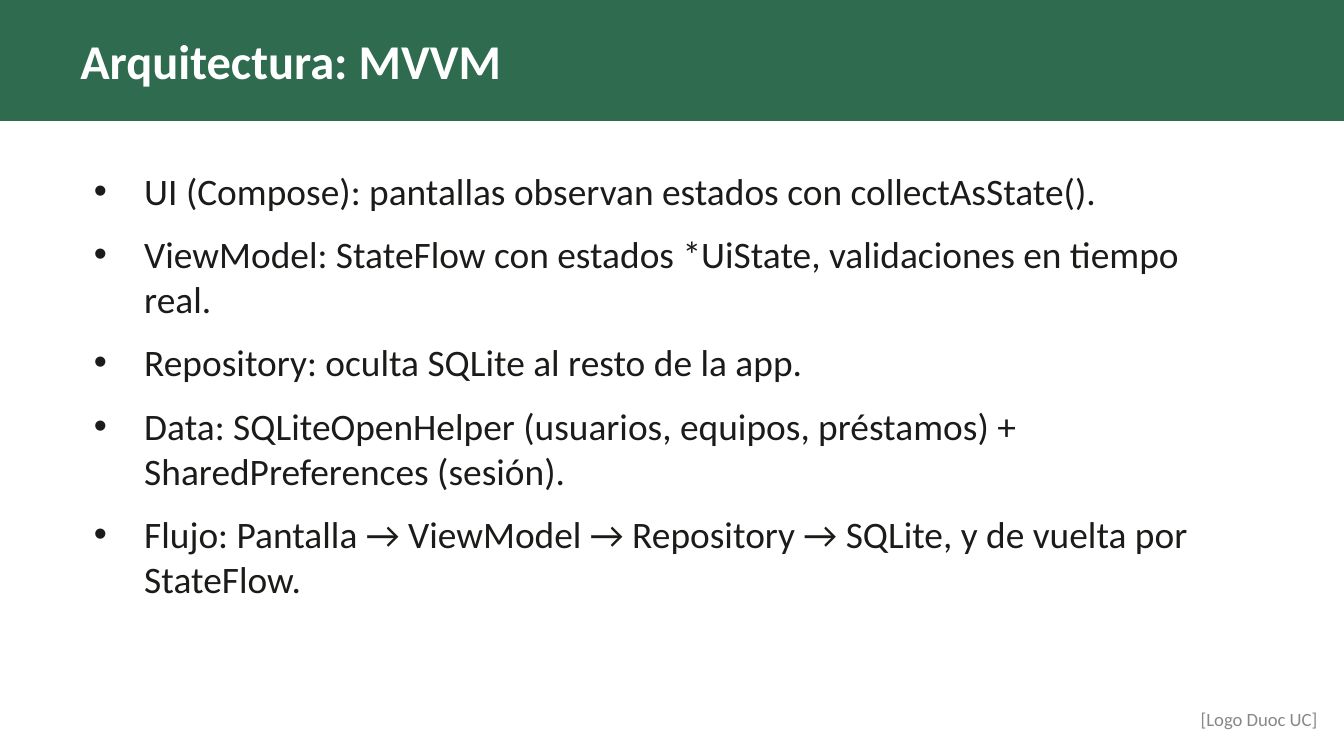
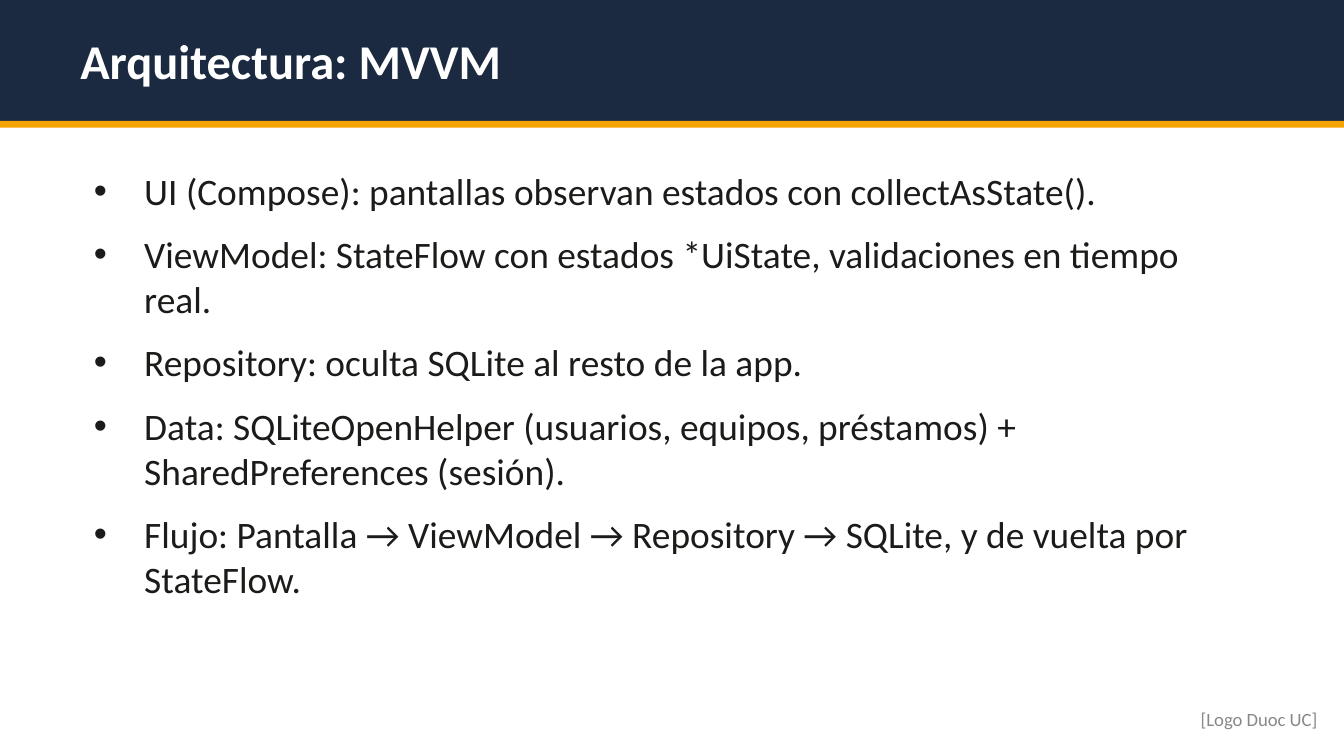
Before and after one commit to freshvk/pa-olapp, a slide deck: slide 7 of docs/PanolApp_Presentacion.pptx. Drawn at 1344x756 pixels with LibreOffice and Linux fonts; fonts in the diff are those of the drawing. Boxes give left, top, right and bottom in pixels: in the first picture for what was removed or moved away, otherwise in the second. Text is boxed around its words. In the diff, an @@ line names an element or a change of style, - is before the commit and + after.

```diff
--- a/docs/PanolApp_Presentacion.pptx
+++ b/docs/PanolApp_Presentacion.pptx
@@ rectangle at (0,0,1344,121): fill #2E6B4F to #1B2A41 @@
@@ rectangle added at (0,121,1344,128), fill #F4A300 @@
```
Also in this commit, not shown: 10 other slides changed, 22 other files.
